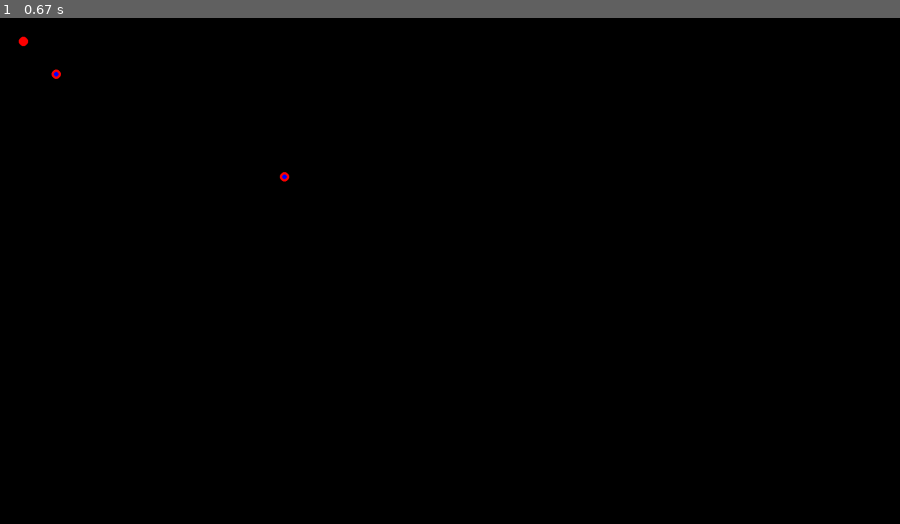
Above: before the commit, frame 1.
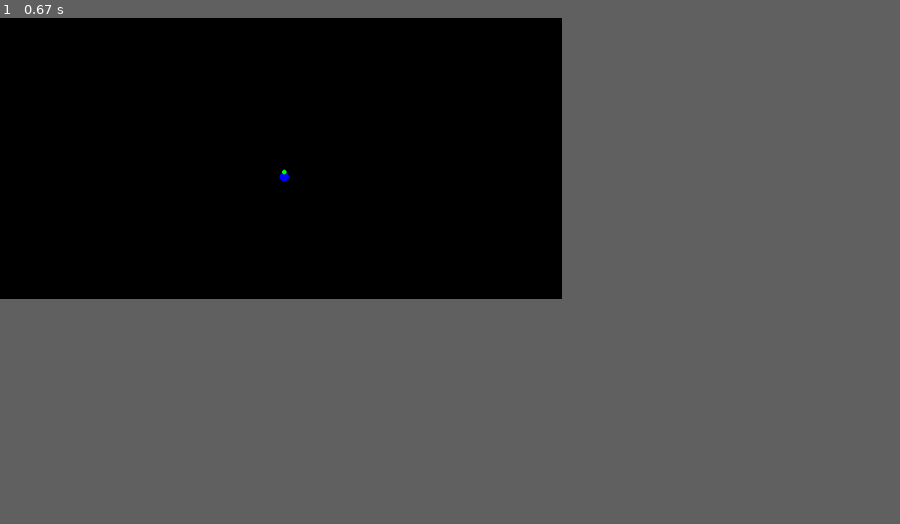
Above: after the commit, the same moment.

Repository: SurajSharma90/Atlas
Game: pygame game, started from Python/Learning/PyGame/VectorMath/__main__.py
Two runs of this game, one before a commit and one after it. Both use one fixed random seed, a clock stepped at 60 frames per second and the inputs below.
Inputs (mouse positions are in pixels of both pictures, inside the frame that each line leads up to):
- Up to frame 1 (0.67 s): press the mouse at (288, 174) at 0.37 s; move the mouse to (216, 169) at 0.47 s; release the mouse at (144, 159) at 0.6 s
In our replay, the window is 900x506 before the commit and 562x281 after it. These sizes can differ from the game's own. Grey fills any space a smaller window leaves; there, only what the larger window draws over its background counts as a difference.

The runs differ from the first frame. In frame 1, less than 0.1% of the frame differs, in the area x 2-33%, y 3-33%.

Commit message:
Make utils and cleanup

Diff:
--- a/Python/Learning/PyGame/VectorMath/Utils/Circle.py
+++ b/Python/Learning/PyGame/VectorMath/Circle.py
@@ -9,4 +9,9 @@
         self.color = color
 
     def render(self, screen: pygame.Surface):
-        pygame.draw.circle(surface=screen, center=(self.point.x, self.point.y), color=self.color, radius=self.radius)
+        pygame.draw.circle(
+            surface=screen,
+            center=(self.point.x, self.point.y),
+            color=self.color,
+            radius=self.radius,
+        )
--- /dev/null
+++ b/Python/Learning/PyGame/VectorMath/Polygon.py
@@ -0,0 +1,36 @@
+from typing import Optional
+from dataclasses import dataclass
+from pygame import Color, Surface
+from Circle import Circle
+from Utils.VectorMath import Vector, Point
+
+POINT_RADIUS = 10
+LABEL_RADIUS = 5
+
+
+@dataclass
+class Polygon:
+    points: Optional[Circle] = None
+    labels: Optional[Circle] = None
+
+    def __init__(self):
+        self.points = []
+        self.labels = []
+
+    def _calc_label_positions(self):
+        for i in range(0, len(self.labels)):
+            self.labels[i].point = self.points[i].point - Point(0, 10)
+
+    def add_point(self, point: Point):
+        # Point
+        self.points.append(Circle(point, POINT_RADIUS, Color(0, 0, 255)))
+
+        # Label
+        self.labels.append(Circle(point, LABEL_RADIUS, Color(0, 255, 0)))
+
+        self._calc_label_positions()
+
+    def render(self, surface: Surface):
+        for i in range(0, len(self.points)):
+            self.points[i].render(surface)
+            self.labels[i].render(surface)
--- a/Python/Learning/PyGame/VectorMath/Utils/VectorMath.py
+++ b/Python/Learning/PyGame/VectorMath/Utils/VectorMath.py
@@ -9,6 +9,11 @@
     def __add__(self, other):
         x = self.x + other.x
         y = self.y + other.y
+        return Point(x, y)
+
+    def __sub__(self, other):
+        x = self.x - other.x
+        y = self.y - other.y
         return Point(x, y)
 
     def __mul__(self, s):
--- a/Python/Learning/PyGame/VectorMath/__main__.py
+++ b/Python/Learning/PyGame/VectorMath/__main__.py
@@ -1,75 +1,51 @@
 import pygame
-from Utils.Circle import Circle
+from Circle import Circle
+from Polygon import Polygon
 from Utils.VectorMath import Vector, Point
+
 
 pygame.init()
 
-SCREEN_DIMENSIONS = {"x": 1920, "y": 1080}
-POINT_RADIUS = 10
-LABEL_RADIUS = 5
+SCREEN_DIMENSIONS = {"x": 1200, "y": 600}
 
 display = pygame.display
 screen = display.set_mode((SCREEN_DIMENSIONS["x"], SCREEN_DIMENSIONS["y"]))
 display.set_caption("Simple Window")
 
-points: [Circle] = []
-labels: [Circle] = []
-
-points.append(Circle(Point(50.0, 50.0), POINT_RADIUS, pygame.Color(255, 0, 0, 255)))
-points.append(Circle(Point(120.0, 120.0), POINT_RADIUS, pygame.Color(255, 0, 0, 255)))
-
-vectorab = Vector(points[0].point, points[1].point)
-point_label = points[0].point + vectorab
-
-labels.append(Circle(point_label, LABEL_RADIUS, pygame.Color(0, 0, 255, 255)))
+polygon = Polygon()
 
 create = True
 
 running = True
 
+def update():
+    global running, create
 
-def add_label(labels: [Circle], points: [Circle]):
-    if len(points) > 0:
-        if len(points) == 1:
-            labels.append(
-                Circle(
-                    Point(points[0].point.x, points[0].point.y - POINT_RADIUS * 2),
-                    LABEL_RADIUS,
-                    pygame.Color(0, 0, 255, 255),
-                )
-            )
-        elif len(points) > 1:
-            last_point = points[len(points) - 1].point
-            nearest_neighbor = points[len(points) - 2].point
-            vec = points[len(points) - 2].point + Vector(points[len(points) - 2].point, points[len(points) - 1].point)
-            print(last_point.x, nearest_neighbor.x)
-
-            mean_point = 0
-            posx = 0
-            posy = 0
-            labels.append(Circle(Point(vec.x, vec.y), LABEL_RADIUS, pygame.Color(0, 0, 255, 255)))
-
-
-while running:
     for event in pygame.event.get():
         if event.type == pygame.QUIT:
             running = False
         elif event.type == pygame.MOUSEBUTTONDOWN and event.button == 1:
             if create == True:
                 create = False
-                points.append(Circle(Point(event.pos[0], event.pos[1]), POINT_RADIUS, pygame.Color(255, 0, 0, 255)))
-                add_label(labels=labels, points=points)
-                # print("You pressed the left mouse button at (%d, %d)" % event.pos)
+                polygon.add_point(Point(event.pos[0], event.pos[1]))
         elif event.type == pygame.MOUSEBUTTONUP and event.button == 1:
             create = True
 
+def render():
     screen.fill((0, 0, 0))
-
-    for point in points:
-        point.render(screen)
-    for label in labels:
-        label.render(screen)
-
+    polygon.render(screen)
     display.update()
 
-pygame.quit()
+def main():
+
+    global running, create
+
+    while running:
+        update()
+        render()
+
+    pygame.quit()
+
+
+if __name__ == "__main__":
+    main()
